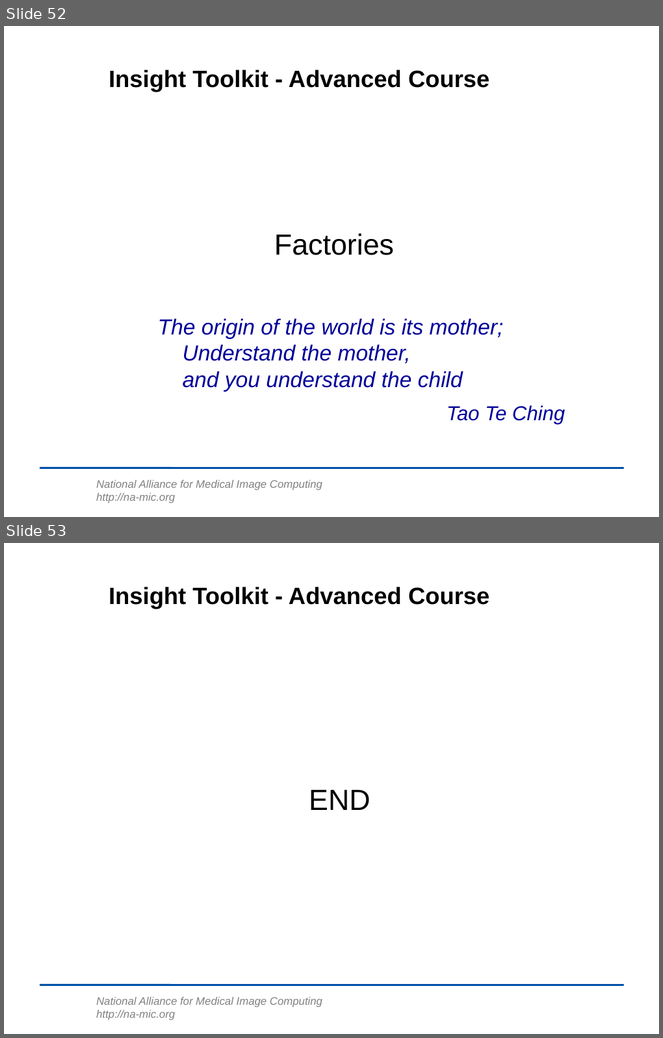
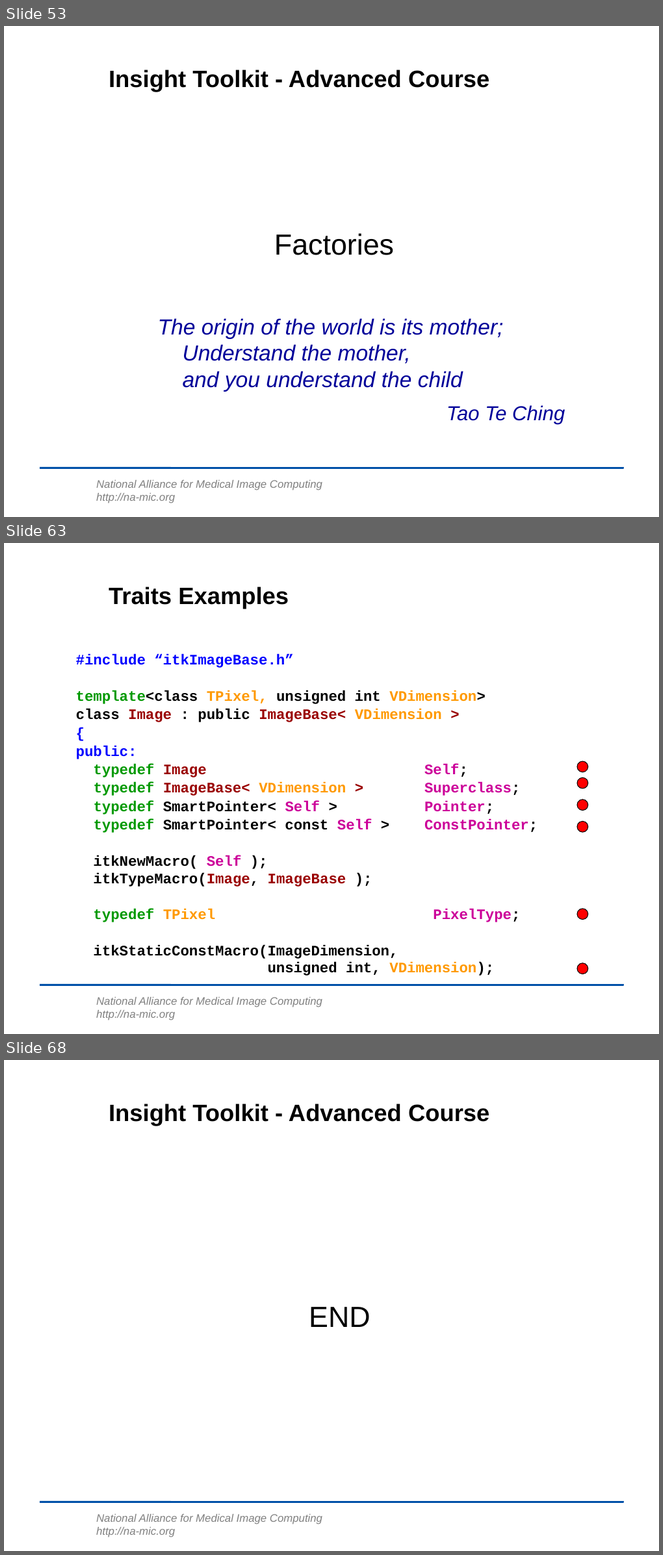
Before and after one commit to lheckemann/namic-sandbox, a slide deck: ITKAdvancedCourse/doc/presentations/Insight-DesignPatterns.ppt. Shown one above the other, each under a label of ours: slides 52 and 53 before the commit, slides 53, 63 and 68 after it; the slides between them are not shown. The pictures are 663x1038 and 663x1555 pixels, drawn with LibreOffice and Linux fonts; fonts in the diff are those of the drawing; background and template pictures are left out. Boxes give left, top, right and bottom in pixels: in the first picture for what was removed or moved away, otherwise in the second. Text is boxed around its words. In the diff, an @@ line names an element or a change of style, - is before the commit and + after.

Commit message:
ENH: Factories finished.      Traits finished.

```diff
--- a/ITKAdvancedCourse/doc/presentations/Insight-DesignPatterns.ppt
+++ b/ITKAdvancedCourse/doc/presentations/Insight-DesignPatterns.ppt
@@ slide 63 added at bbox=[4, 543, 659, 1034], background #FFFFFF; not listed: 2 template elements that a slide beside it also shows @@
@@ title added at bbox=[109, 587, 289, 609], 26 pt, text #000000, bold @@
+Traits Examples
@@ text added at bbox=[76, 654, 538, 976], 16 pt, text #000000, bold @@
+#include “itkImageBase.h”
+template<class TPixel, unsigned int VDimension>
+class Image : public ImageBase< VDimension >
+{
+public:
+typedef Image Self;
+typedef ImageBase< VDimension > Superclass;
+typedef SmartPointer< Self > Pointer;
+typedef SmartPointer< const Self > ConstPointer;
+itkNewMacro( Self );
+itkTypeMacro(Image, ImageBase );
+typedef TPixel PixelType;
+itkStaticConstMacro(ImageDimension,
+unsigned int, VDimension);
@@ ellipse added at bbox=[577, 761, 588, 772], fill #FF0000, outline #000000 0.74 pt @@
@@ ellipse added at bbox=[577, 778, 588, 789], fill #FF0000, outline #000000 0.74 pt @@
@@ ellipse added at bbox=[577, 800, 588, 811], fill #FF0000, outline #000000 0.74 pt @@
@@ ellipse added at bbox=[577, 821, 588, 833], fill #FF0000, outline #000000 0.74 pt @@
@@ ellipse added at bbox=[577, 908, 588, 920], fill #FF0000, outline #000000 0.74 pt @@
@@ ellipse added at bbox=[577, 964, 588, 975], fill #FF0000, outline #000000 0.74 pt @@
@@ what was slide 52 is now slide 53 @@
@@ what was slide 53 is now slide 68 @@
```
Also in this commit, not shown: 2 slides changed, 14 other slides added.
